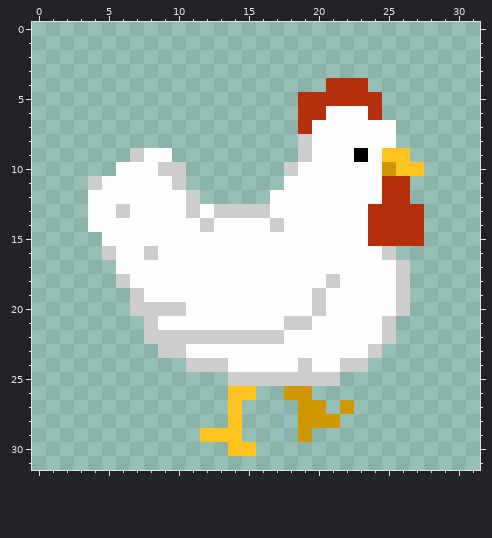
Edited in one commit: pixel-art sprite (Assets/Sprites/chicken/right_chicken 2_3.png). That is the earlier state.
The file is 32x32 pixels.
Once edited:
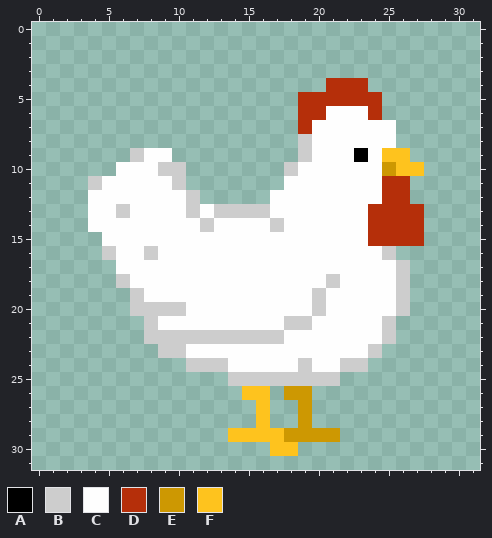
Palette (. is transparent): A #000000  B #cdcdcd  C #fefefe  D #b52f0a  E #cd9802  F #fec31e
From old to new:
@@ x 10..24 @@
 25 ....BBBBBBBB...
-26 ....FF..EE.....
-27 ....F....EE.E..
-28 ....F....EEE...
-29 ..FFF....E.....
-30 ....FF.........
+26 .....FF.EE.....
+27 ......F..E.....
+28 ......F..E.....
+29 ....FFFFEEEE...
+30 .......FF......
 31 ...............
Pixel boxes of the changes (left, top, right, bottom) in both pictures:
changed: (200, 386, 354, 456)
